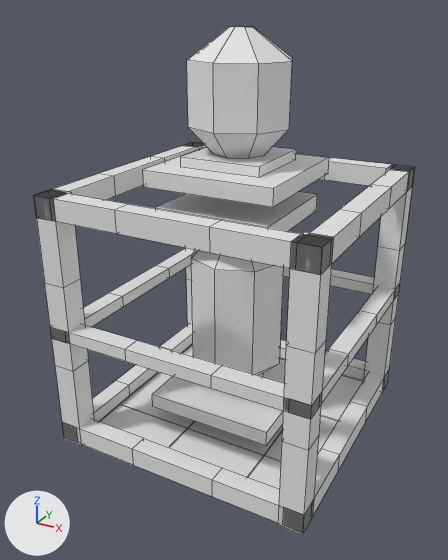
The OBJ model src/main/resources/assets/adv_rocketry/multiblock/warp_core.obj, before and after one commit.
Rendered twice from a camera (50 mm lens) standing at (3.0, -5.8, 4.63) and looking at (-0.06, -0.23, 1.85). The lights are fixed; the arrows at lower left show +X, +Y and +Z. The picture after the commit comes second. Mesh edges are drawn as thin lines. Where no turn or scale is listed for an object, it has been applied to the vertices. Vertices at exactly the same position are counted once.

Script lines for the objects in view, before the commit:
```python
me_core = bpy.data.meshes.new('Core')
me_core.from_pydata(...)  # 64 vertices, 48 faces; spans x -0.55..0.55, y -0.55..0.55, z 0.58..4.46
me_frame = bpy.data.meshes.new('Frame')
me_frame.from_pydata(...)  # 308 vertices, 278 faces; spans x -1.5..1.5, y -1.5..1.5, z 0.0..3.23
ob_core = bpy.data.objects.new('Core', me_core)
ob_core.location = (0.0, 0.0, 0.0)
ob_frame = bpy.data.objects.new('Frame', me_frame)
ob_frame.location = (0.0, 0.0, 0.0)
```
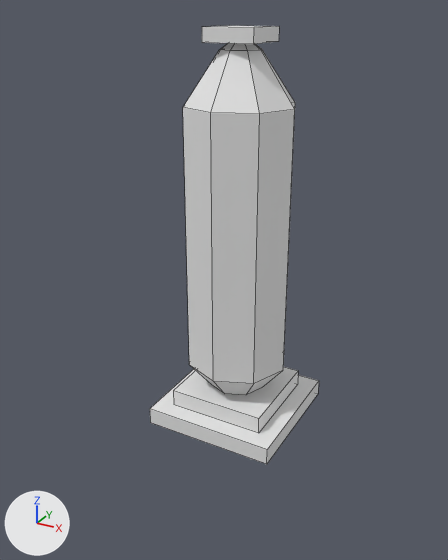
Pixel boxes (x1, y1, x2, y2) of what changed, in the pictures (448 x 560 px):
'Frame', deleted
    before: (34, 142, 414, 534)
'Core', reshaped (7% wider)
    before: (187, 26, 292, 375)
    after: (183, 43, 295, 395)
'Pedestal', added
    after: (150, 25, 319, 464)
part 1 of me_core, rebuilt
    before: (191, 250, 284, 375)
    after: (183, 43, 295, 395)
part 2 of me_core, deleted
    before: (187, 26, 292, 159)

The change in detail:
me_core is used by ob_core; location (0.0, 0.0, 0.0).
me_core had 64 vertices, 48 faces and spanned x -0.55..0.55, y -0.55..0.55, z 0.58..4.46.
me_core now has 40 vertices, 32 faces and spans x -0.6..0.6, y -0.6..0.6, z 0.42..4.36.
me_core part 1: the loose piece of 32 vertices spanning x -0.55..0.55, y -0.55..0.55, z 0.58..2.36 is rebuilt with 40 vertices and now spans x -0.6..0.6, y -0.6..0.6, z 0.42..4.36.
me_core part 2: the loose piece of 32 vertices spanning x -0.55..0.55, y -0.55..0.55, z 3.23..4.46 is deleted.
Mesh me_pedestal is new.
It has 24 vertices, 17 faces and spans x -0.78..0.78, y -0.78..0.78, z 0.02..4.46.
Object 'Frame' (ob_frame) is deleted.
Object 'Pedestal' (ob_pedestal) is new; it shows me_pedestal.
Its location is (0.0, 0.0, 0.0).
